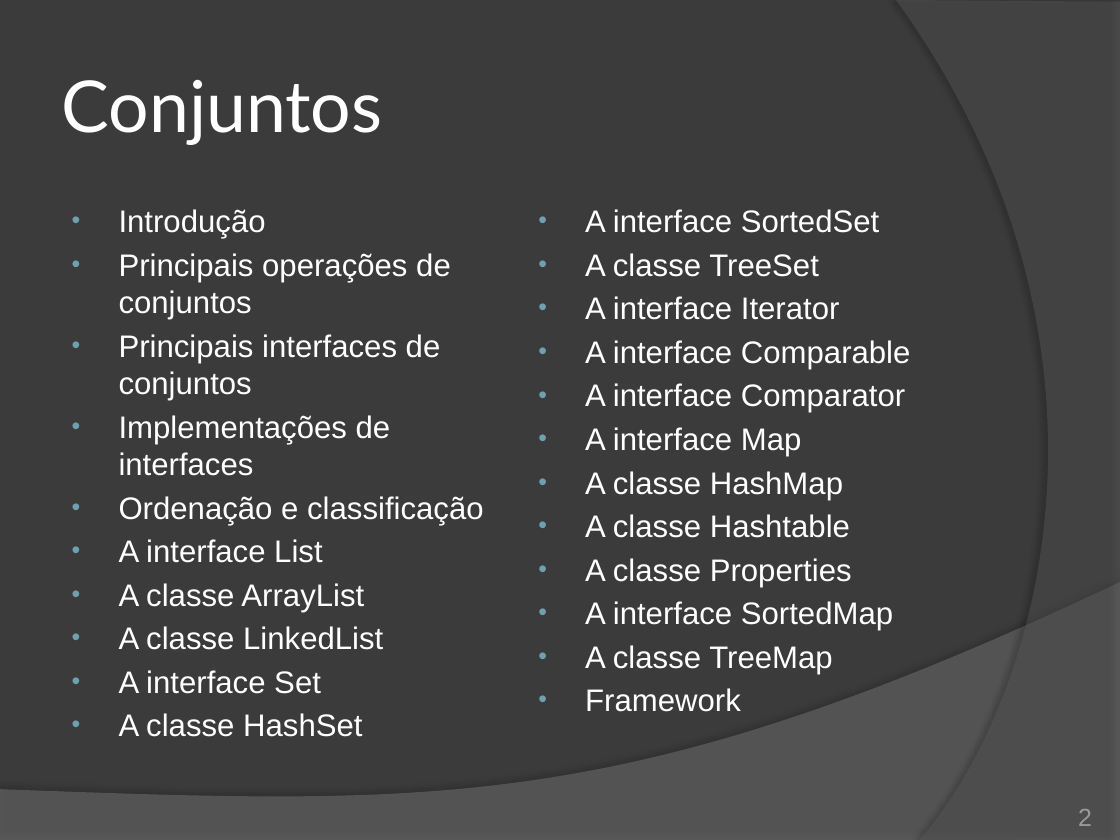
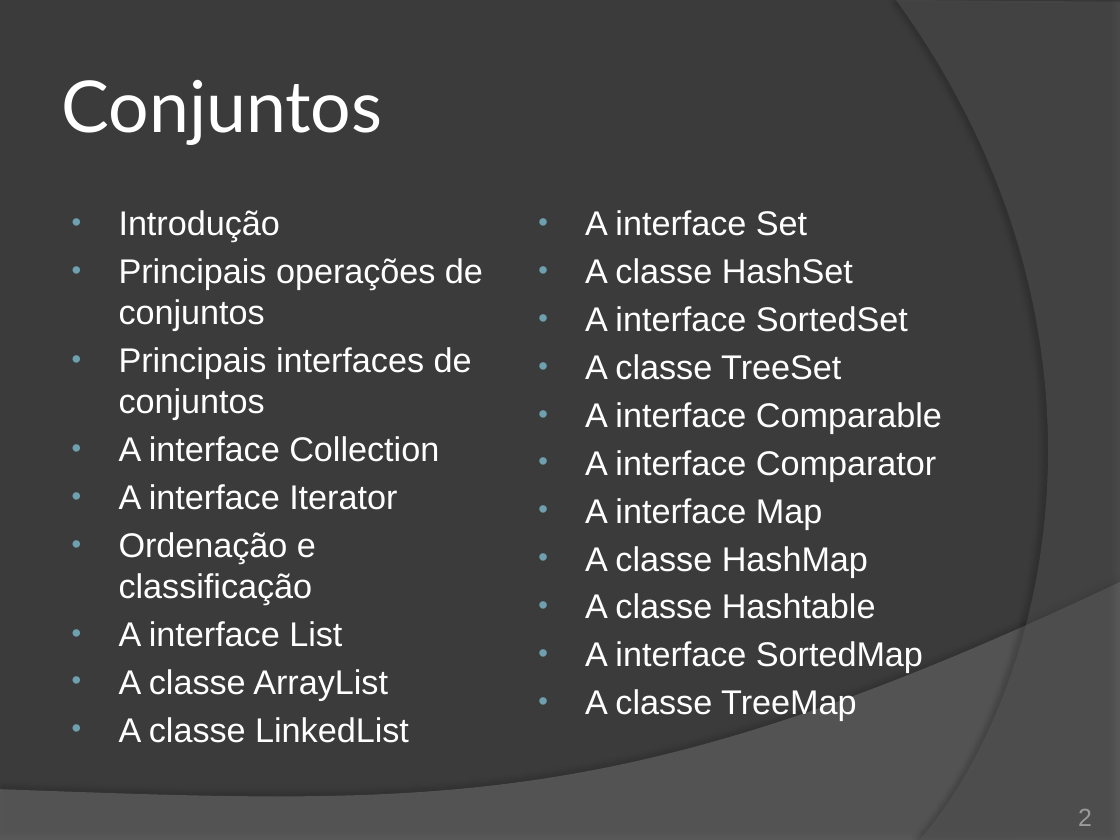
Before and after one commit to duchesqui/slzvieira-training, a slide deck: slide 2 of 2-Java-Programmer-Modulo-II/10.Capitulo04.pptx. Drawn at 1120x840 pixels with LibreOffice and Linux fonts; fonts in the diff are those of the drawing. Boxes give left, top, right and bottom in pixels: in the first picture for what was removed or moved away, otherwise in the second. Text is boxed around its words. In the diff, an @@ line names an element or a change of style, - is before the commit and + after.

```diff
--- a/2-Java-Programmer-Modulo-II/10.Capitulo04.pptx
+++ b/2-Java-Programmer-Modulo-II/10.Capitulo04.pptx
@@ text at (119,210,483,743): size 20 to 22 pt in "Introdução", "Principais operações de conjuntos", "Principais interfaces de conjuntos", "Ordenação e classificação" and 3 more places @@
@@ text at (585,210,853,284): paragraphs added @@
+• A interface Set
+• A classe HashSet
@@ text at (585,296,840,320): paragraph removed @@
-• A interface Iterator
@@ text at (585,306,942,721): size 20 to 22 pt in "A interface SortedSet", "A classe TreeSet", "A interface Comparable", "A interface Comparator" and 5 more places @@
@@ text at (119,436,439,510): text changed; size 20 to 22 pt @@
-• Implementações de interfaces
+• A interface Collection
+• A interface Iterator
@@ text at (585,558,852,587): paragraph removed @@
-• A classe Properties
@@ text at (119,670,362,737): paragraphs removed @@
-• A interface Set
-• A classe HashSet
@@ text at (585,688,741,712): paragraph removed @@
-• Framework
```
Also in this commit, not shown: 1 other slide changed, 4 slides added, 4 other files.
